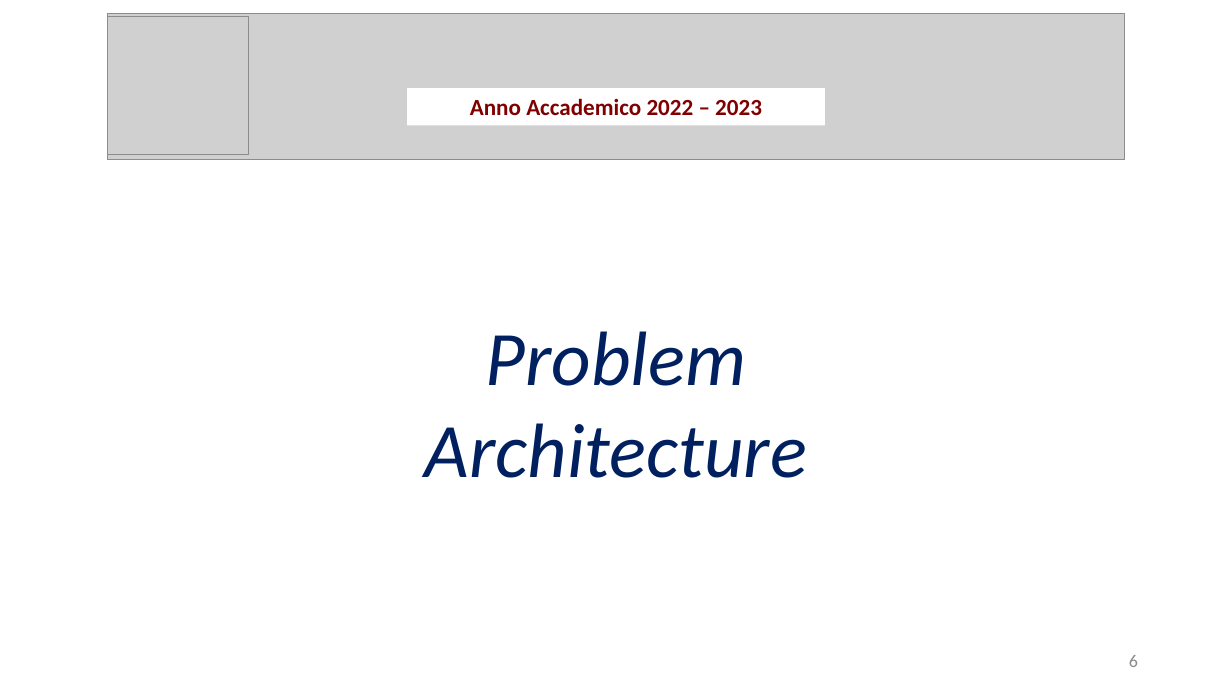
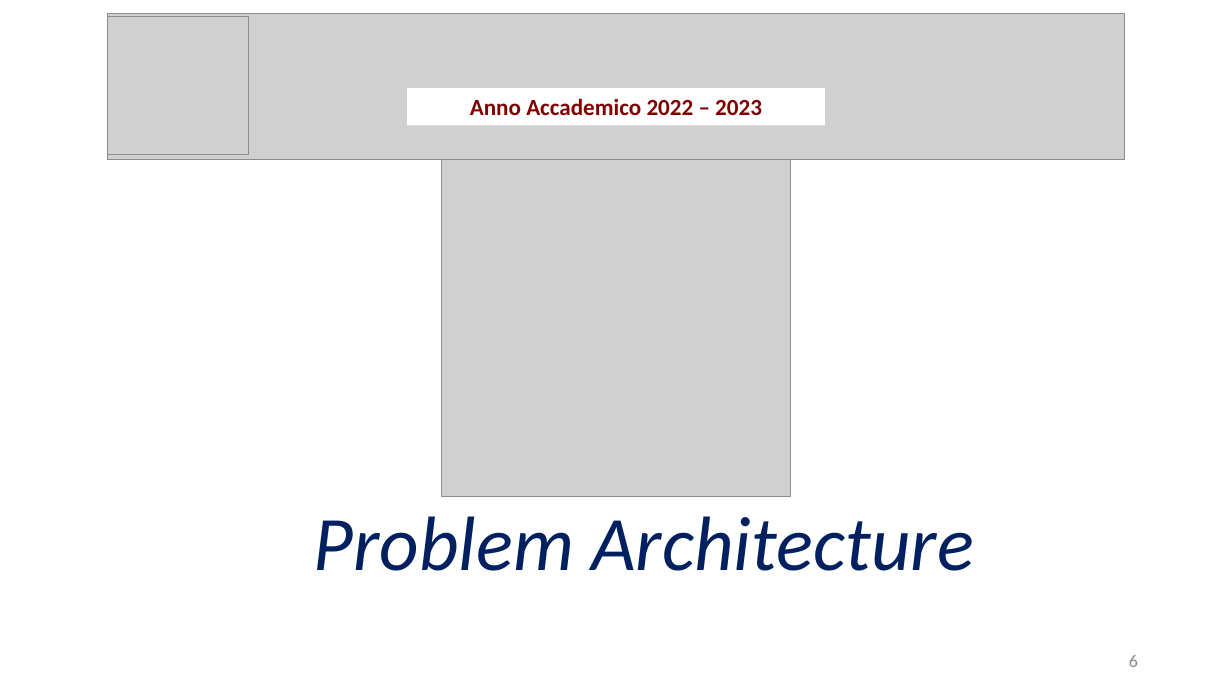
Before and after one commit to Wonderjack996/unimib-software-architecture, a slide deck: slide 6 of Progetto/Presentazione.pptx. Drawn at 1232x693 pixels with LibreOffice and Linux fonts; fonts in the diff are those of the drawing; grey boxes stand for pictures. Boxes give left, top, right and bottom in pixels: in the first picture for what was removed or moved away, otherwise in the second. Text is boxed around its words. In the diff, an @@ line names an element or a change of style, - is before the commit and + after.

```diff
--- a/Progetto/Presentazione.pptx
+++ b/Progetto/Presentazione.pptx
@@ picture added at <box>441,160,791,497</box> @@
@@ text at <box>314,516,973,571</box>: text changed @@
-Problem
-Architecture
+Problem Architecture
```
Also in this commit, not shown: 5 other slides changed, 41 slides added, 13 other files.
